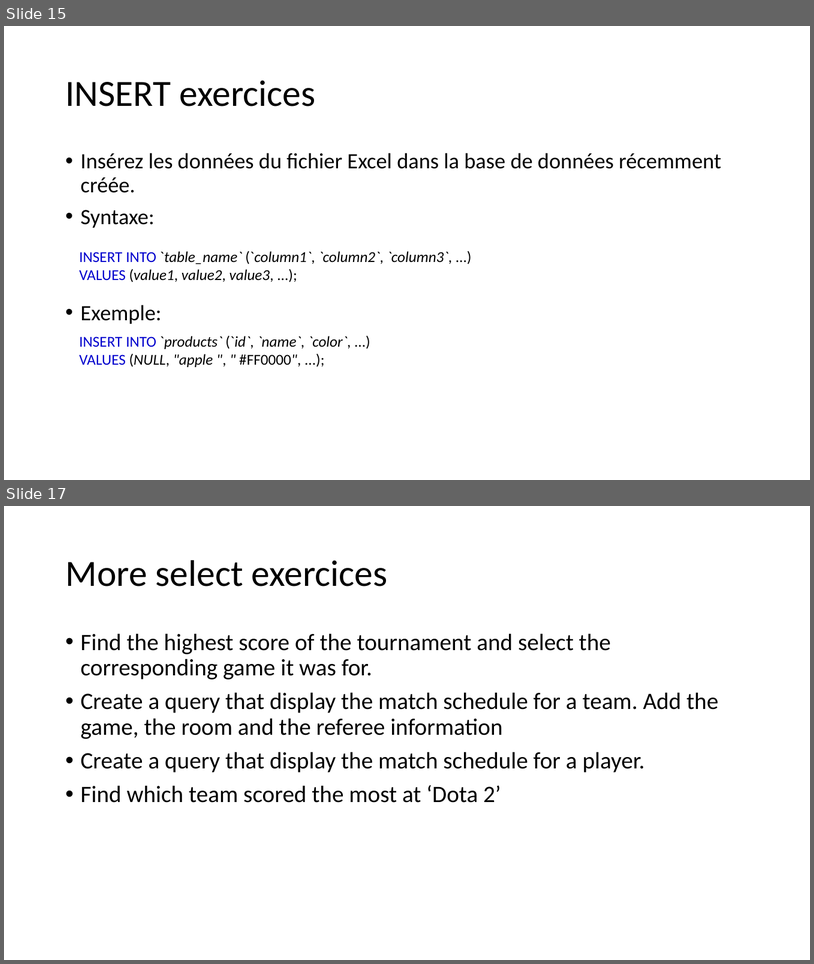
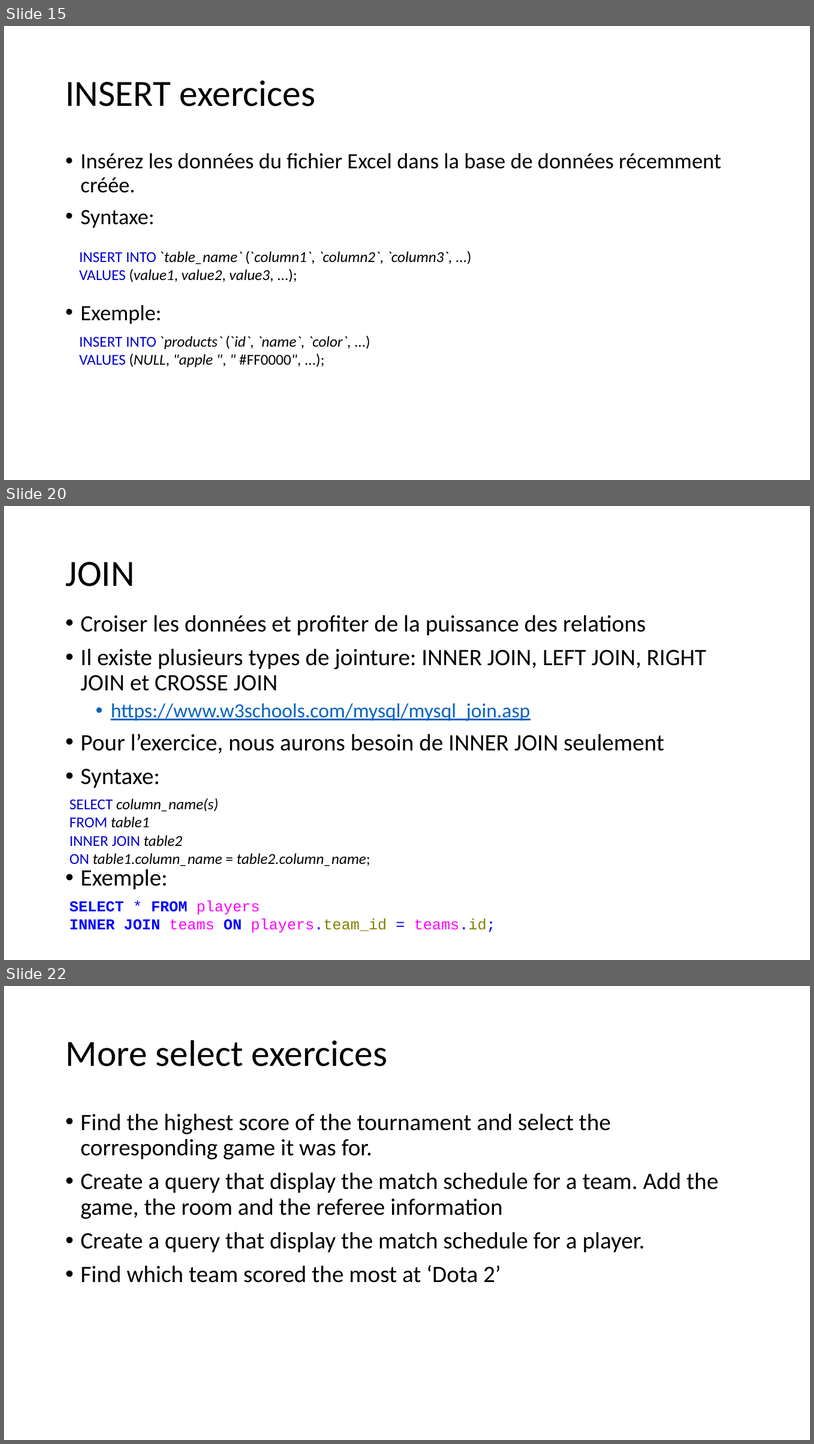
Before and after one commit to zeemil/ecoleit-1sql, a slide deck: Exercices SQL.pptx. Shown one above the other, each under a label of ours: slides 15 and 17 before the commit, slides 15, 20 and 22 after it; the slides between them are not shown. The pictures are 814x964 and 814x1444 pixels, drawn with LibreOffice and Linux fonts; fonts in the diff are those of the drawing. Boxes give left, top, right and bottom in pixels: in the first picture for what was removed or moved away, otherwise in the second. Text is boxed around its words. In the diff, an @@ line names an element or a change of style, - is before the commit and + after.

Commit message:
Improve SQL theory and exercices

```diff
--- a/Exercices SQL.pptx
+++ b/Exercices SQL.pptx
@@ slide 20 added at [4, 506, 810, 960], background #FFFFFF @@
@@ title added at [65, 562, 135, 586], 44 pt, text #000000 @@
+JOIN
@@ text added at [81, 615, 707, 889], 28 pt, text #000000 @@
+• Croiser les données et profiter de la puissance des relations
+• Il existe plusieurs types de jointure: INNER JOIN, LEFT JOIN, RIGHT JOIN et CROSSE JOIN
+  • https://www.w3schools.com/mysql/mysql_join.asp
+• Pour l’exercice, nous aurons besoin de INNER JOIN seulement
+• Syntaxe:
+• Exemple:
@@ text added at [69, 798, 371, 866], 18 pt, text #000000, italic @@
+SELECT column_name(s)
+FROM table1
+INNER JOIN table2
+ON table1.column_name = table2.column_name;
@@ text added at [69, 900, 496, 933], 18 pt, text #0000FF @@
+SELECT * FROM players
+INNER JOIN teams ON players.team_id = teams.id;
@@ what was slide 17 is now slide 22 @@
```
Also in this commit, not shown: 2 slides changed, 5 other slides added, 1 other file.
